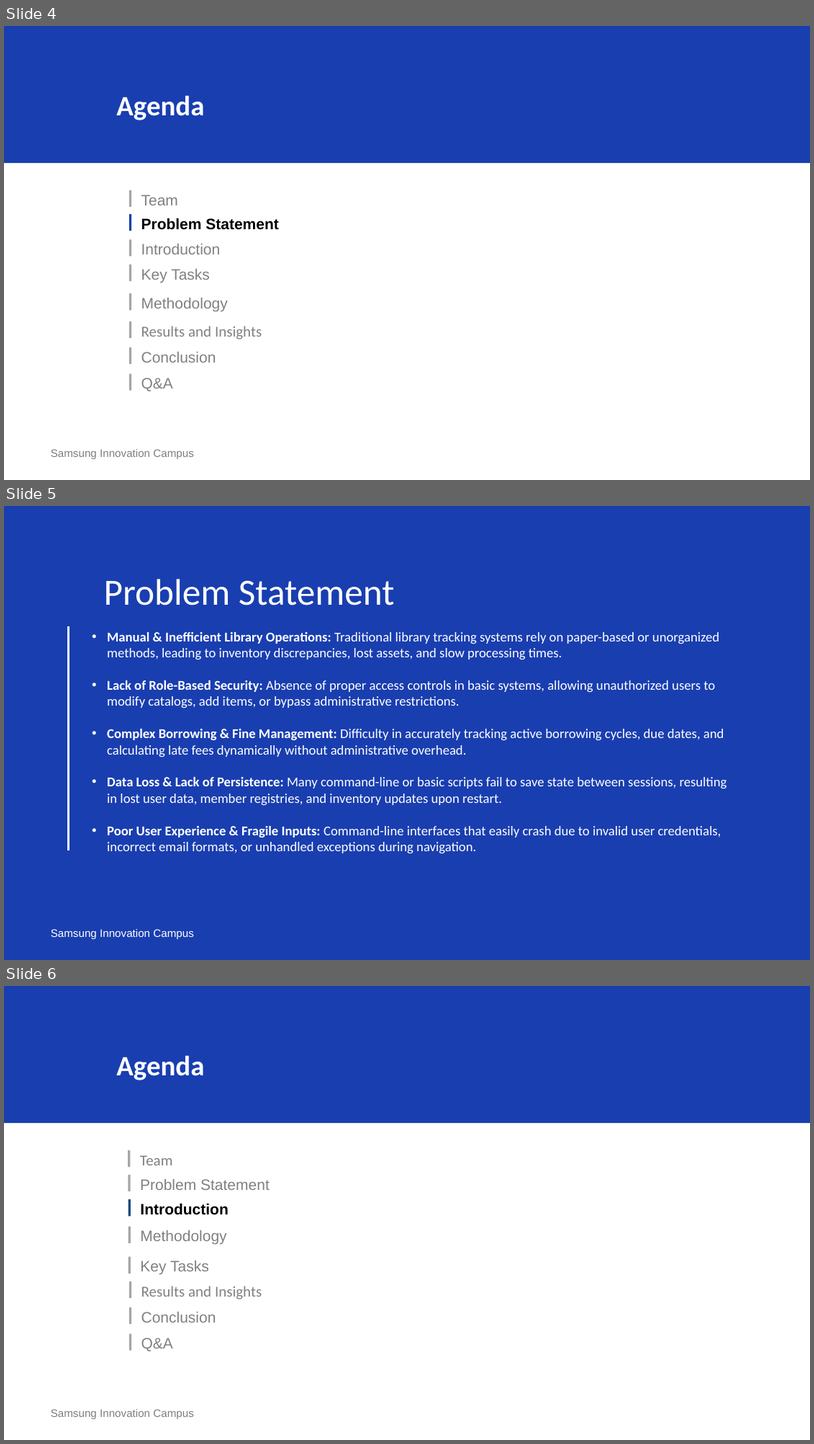
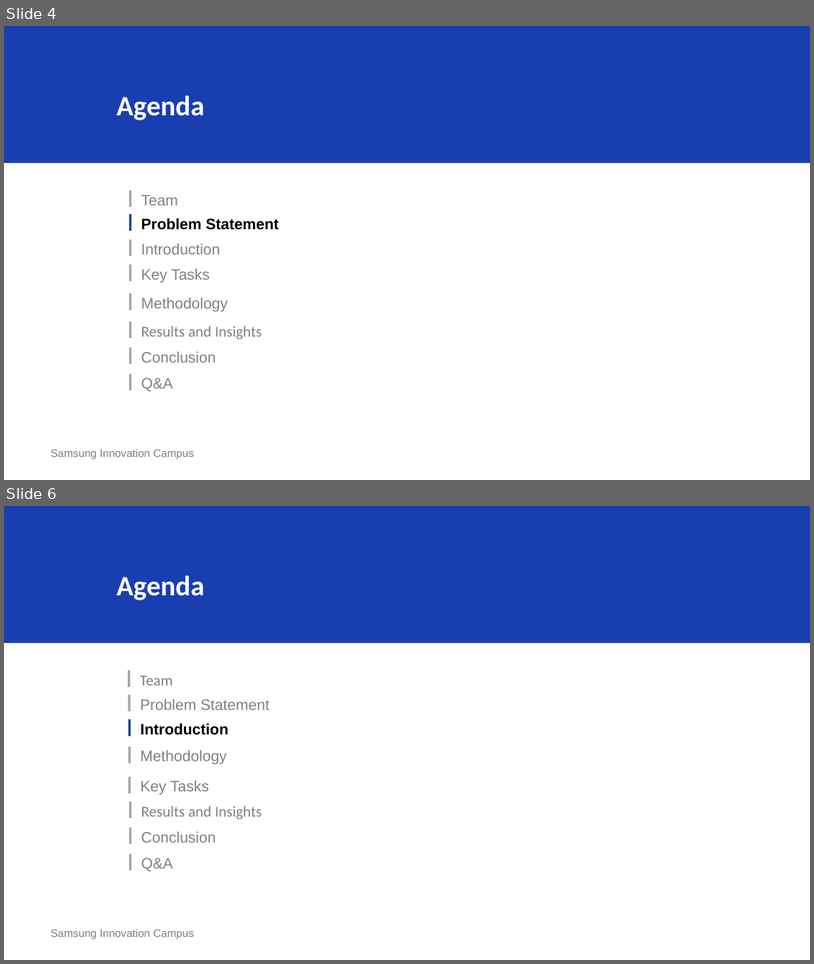
Before and after one commit to HabibaIbrahim6/ch6_project, a slide deck: Workshops_&_Learning_Events_Planner.pptx. Shown one above the other, each under a label of ours: slides 4, 5 and 6 before the commit, slides 4 and 6 after it; the slides between them are not shown. The pictures are 814x1444 and 814x964 pixels, drawn with LibreOffice and Linux fonts; fonts in the diff are those of the drawing. Boxes give left, top, right and bottom in pixels: in the first picture for what was removed or moved away, otherwise in the second. Text is boxed around its words. In the diff, an @@ line names an element or a change of style, - is before the commit and + after.

```diff
--- a/Workshops_&_Learning_Events_Planner.pptx
+++ b/Workshops_&_Learning_Events_Planner.pptx
@@ slide 5 removed at <box>4,506,810,960</box>, background #193EB0 @@
@@ text removed at <box>104,579,394,605</box> @@
-Problem Statement
@@ line removed from (69, 626) to (69, 850) @@
@@ text removed at <box>107,632,728,853</box> @@
-• Manual & Inefficient Library Operations: Traditional library tracking systems rely on paper-based or unorganized methods, leading to inventory discrepancies, lost assets, and slow processing times.
-• Lack of Role-Based Security: Absence of proper access controls in basic systems, allowing unauthorized users to modify catalogs, add items, or bypass administrative restrictions.
-• Complex Borrowing & Fine Management: Difficulty in accurately tracking active borrowing cycles, due dates, and calculating late fees dynamically without administrative overhead.
-• Data Loss & Lack of Persistence: Many command-line or basic scripts fail to save state between sessions, resulting in lost user data, member registries, and inventory updates upon restart.
-• Poor User Experience & Fragile Inputs: Command-line interfaces that easily crash due to invalid user credentials, incorrect email formats, or unhandled exceptions during navigation.
@@ text removed at <box>51,929,194,939</box> @@
-Samsung Innovation Campus
```
Also in this commit, not shown: 4 slides changed, 19 slides added, 10 other slides removed.
